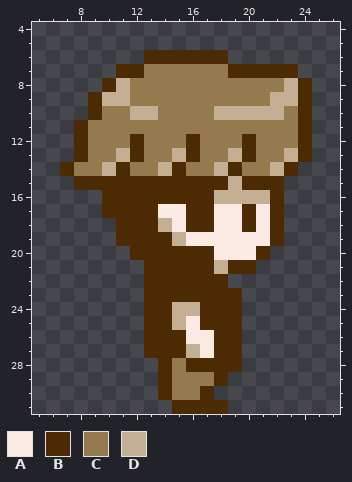
A pixel-art sprite gets an edit: animation frames/jonathanIdle04.png. The picture above was drawn from the file before the commit.
The file is 32x32 pixels. Shown: x 5..26, y 4..31.
Palette (. is transparent): A #fceae4  B #4c2a04  C #947a4c  D #c4ae94
Pixels before, first column x 7:
 6 ......BBBBBB......
 7 ....BBCCCCCCBBBBB.
 8 ...BDCCCCCCCCCCCDB
 9 ..BDDCCCCCCCCCCDDB
10 ..BCCDDCCCCDDDDDCB
11 .BCCCCCCCCCCCCCCCB
12 .BCCCBCCCBCCCBCCCB
13 .BCCDBCCDBCCDBCCDB
14 BCCDBCCDBCCDBCCDB.
15 .BBBBBBBBBBBDBBB..
16 ...BBBBBBBBDDDDB..
17 ...BBBBAABBAABAB..
18 ....BBBDABBAABAB..
19 ....BBBBDAAAAAAB..
20 .....BBBBBBAAAB...
21 ......BBBBBDBB....
22 ......BBBBBB......
23 ......BBBBBBB.....
24 ......BBDDBBB.....
25 ......BBDABBB.....
26 ......BBBAABB.....
27 ......BBBDABB.....
28 .......BCBBBB.....
29 .......BCCCB......
30 .......BCCB.......
31 ........BBBB......
Now the later version:
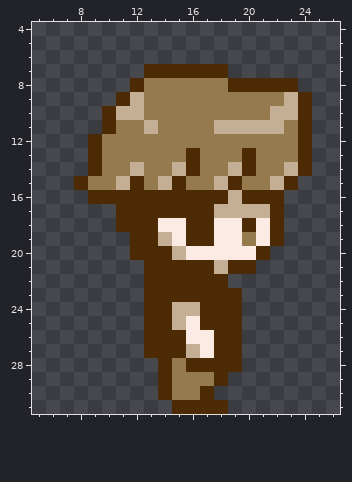
Edits made:
y 6: x 13..18 BBBBBB -> ......
y 7: x 11..23 BBCCCCCCBBBBB -> ..BBBBBB.....
y 8: x 10..12 BDC -> ..B; x 19..24 CCCCDB -> BBBBB.
y 9: x 9..12 BDDC -> ..BD; x 22 D -> C
y 10: x 9..11 BCC -> .BD; x 13 D -> C; x 18..21 DDDD -> CCCC; x 23 C -> D
y 11: x 8..10 BCC -> ..B; x 13 C -> D; x 18..22 CCCCC -> DDDDD
y 12: x 8..9 BC -> .B; x 12 B -> C; x 16 B -> C; x 20 B -> C
y 13: x 8..9 BC -> .B; x 11..12 DB -> CC; x 15 D -> C; x 19 D -> C; x 23 D -> C
y 14: x 7..12 BCCDBC -> ..BCCD; x 14..16 DBC -> CDB; x 18..20 DBC -> CDB; x 22..24 DB. -> CDB
y 15: x 9..11 BBB -> CCD; x 13..14 BB -> CD; x 16..23 BBBDBBB. -> CCDBCCDB
y 16: x 9 . -> B; x 18 D -> B; x 20..21 DD -> BB
y 17: x 10 B -> .; x 14..15 AA -> BB; x 18..21 AABA -> DDDD
y 18: x 14 D -> A
y 19: x 11 B -> .; x 14..17 BDAA -> DABB; x 20 A -> C
y 20: x 15..17 BBB -> DAA
